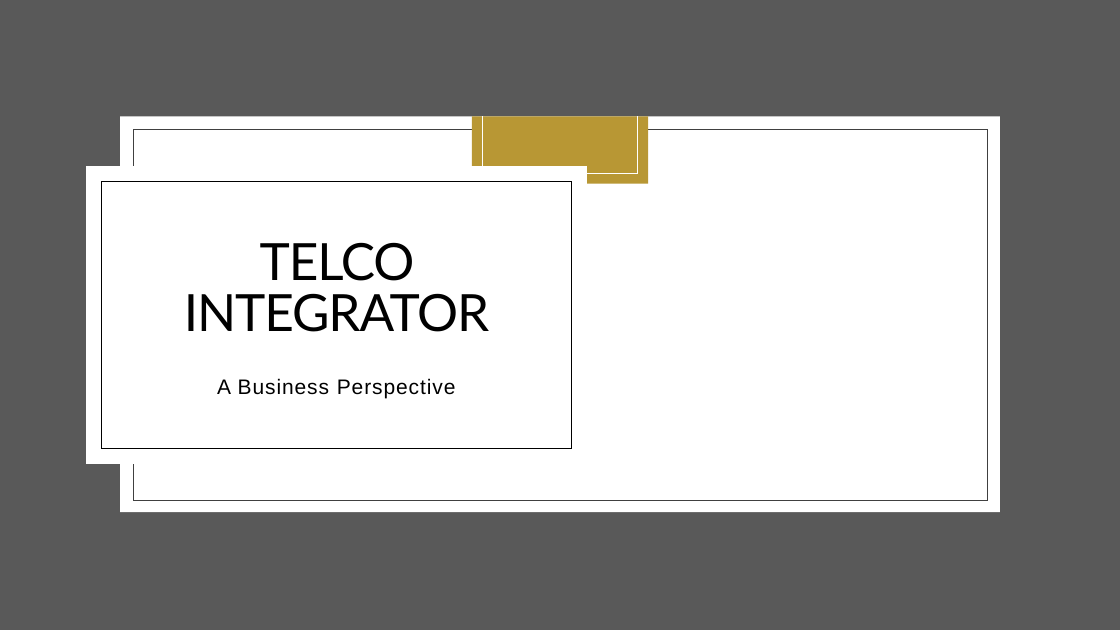
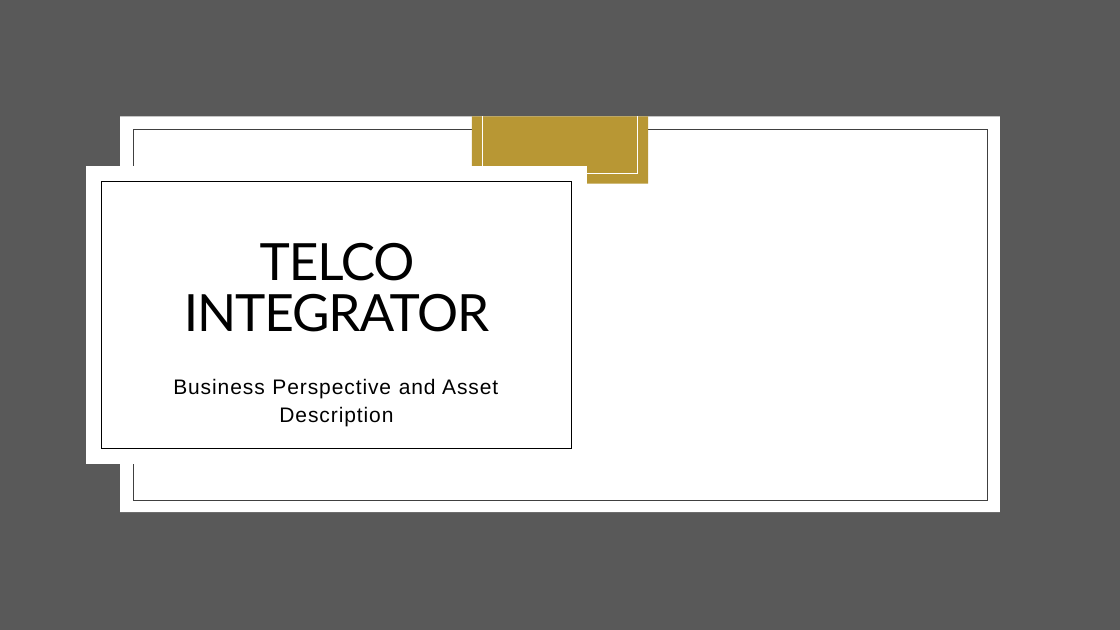
Before and after one commit to IBM/telco-integrator, a slide deck: slide 1 of Business/Telco Integrator - Business Case.pptx. Drawn at 1120x630 pixels with LibreOffice and Linux fonts; fonts in the diff are those of the drawing; background and template pictures are left out. Boxes give left, top, right and bottom in pixels: in the first picture for what was removed or moved away, otherwise in the second. Text is boxed around its words. In the diff, an @@ line names an element or a change of style, - is before the commit and + after.

Commit message:
Update Telco Integrator - Business Case.pptx
Updated client presentation

```diff
--- a/Business/Telco Integrator - Business Case.pptx
+++ b/Business/Telco Integrator - Business Case.pptx
@@ subtitle at (x1=173, y1=378, x2=498, y2=426): text changed @@
-A Business Perspective
+Business Perspective and Asset Description
```
Also in this commit, not shown: 3 other slides changed, 10 slides added.
